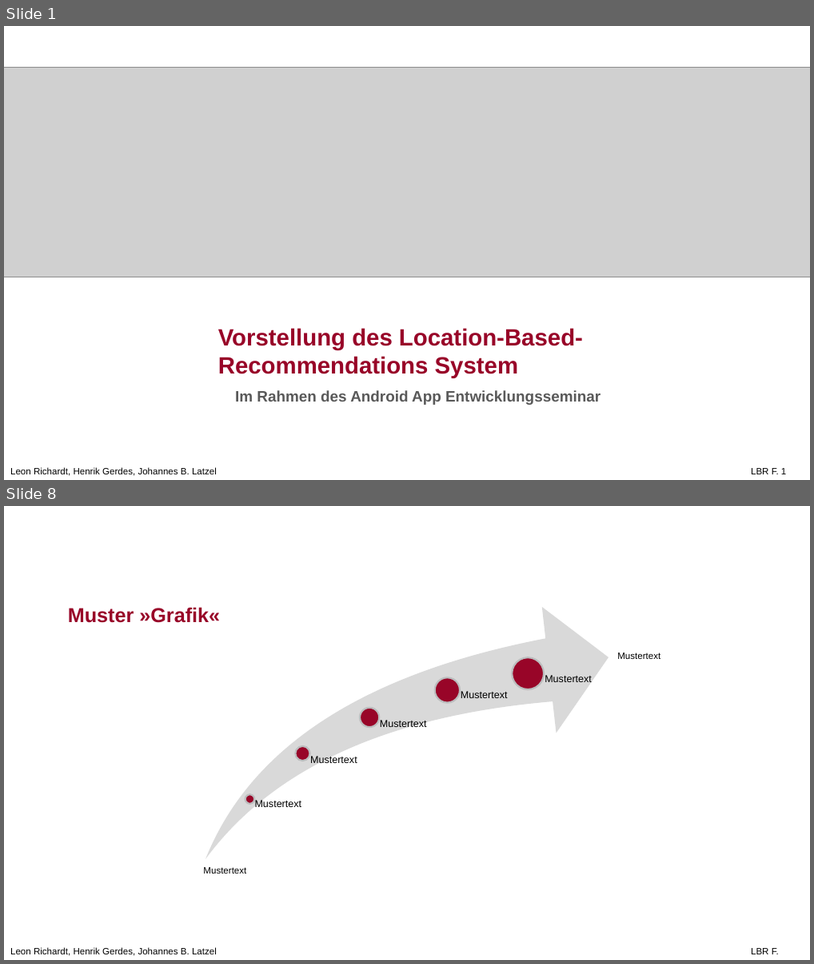
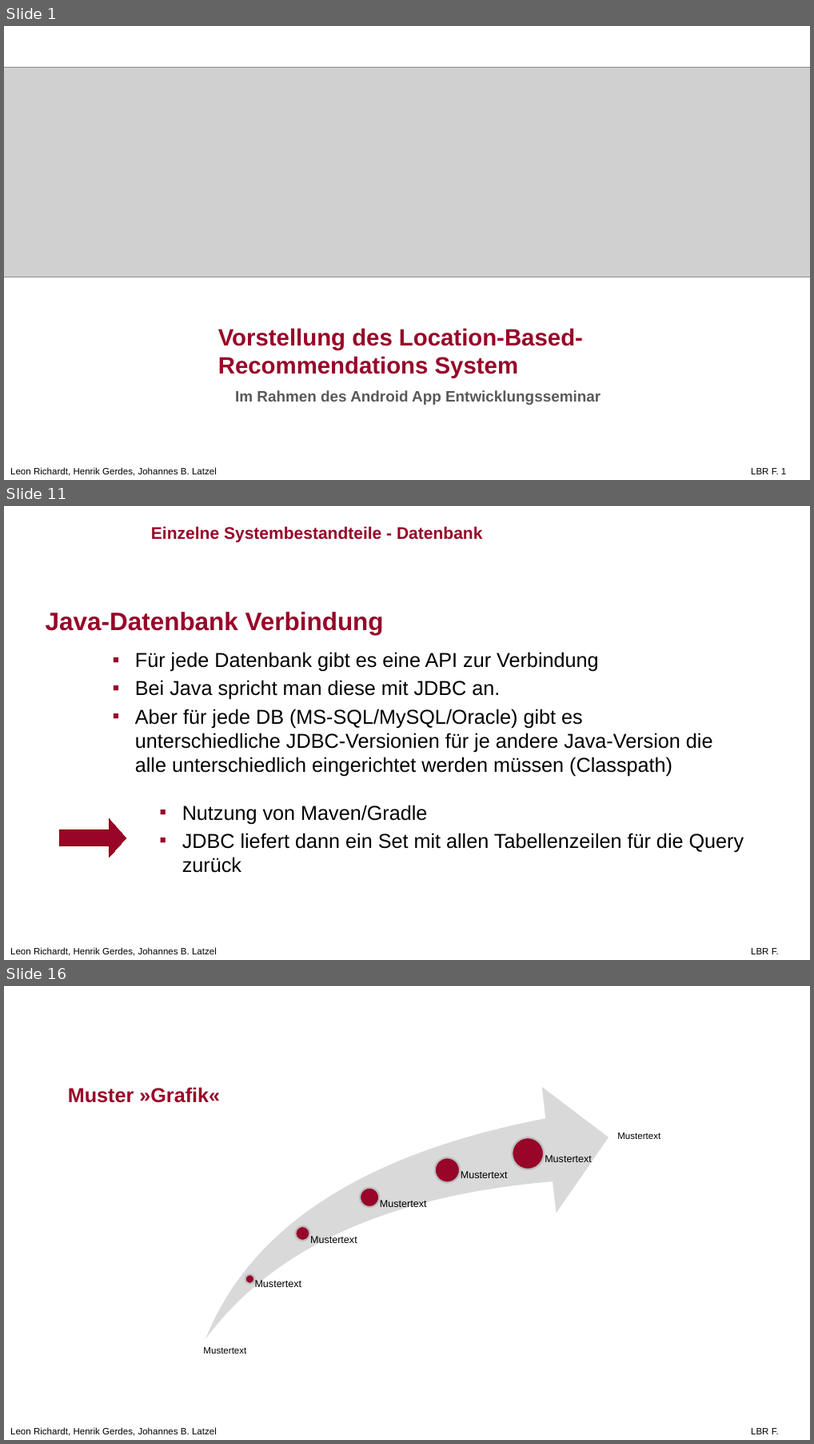
Before and after one commit to leon-richardt/location-based-recommendations, a slide deck: Presentations/LBR PP.pptx. Shown one above the other, each under a label of ours: slides 1 and 8 before the commit, slides 1, 11 and 16 after it; the slides between them are not shown. The pictures are 814x964 and 814x1444 pixels, drawn with LibreOffice and Linux fonts; fonts in the diff are those of the drawing; grey boxes stand for pictures; background and template pictures are left out. Boxes give left, top, right and bottom in pixels: in the first picture for what was removed or moved away, otherwise in the second. Text is boxed around its words. In the diff, an @@ line names an element or a change of style, - is before the commit and + after.

```diff
--- a/Presentations/LBR PP.pptx
+++ b/Presentations/LBR PP.pptx
@@ slide 11 added at bbox=[4, 506, 810, 960], background #FFFFFF; not listed: 2 template elements that a slide beside it also shows @@
@@ text added at bbox=[151, 526, 482, 543], 20 pt, text #980528, bold @@
+Einzelne Systembestandteile - Datenbank
@@ title added at bbox=[46, 612, 384, 635], 30 pt, text #980528, bold @@
+Java-Datenbank Verbindung
@@ text added at bbox=[135, 652, 714, 776], 24 pt, text #000000 @@
+▪ Für jede Datenbank gibt es eine API zur Verbindung
+▪ Bei Java spricht man diese mit JDBC an.
+▪ Aber für jede DB (MS-SQL/MySQL/Oracle) gibt es unterschiedliche JDBC-Versionien für je andere Java-Version die alle unterschiedlich eingerichtet werden müssen (Classpath)
@@ text added at bbox=[182, 804, 745, 872], 24 pt, text #000000 @@
+▪ Nutzung von Maven/Gradle
+▪ JDBC liefert dann ein Set mit allen Tabellenzeilen für die Query zurück
@@ right arrow added at bbox=[60, 819, 126, 857], fill #980528, outline #800000 0.75 pt @@
@@ what was slide 8 is now slide 16 @@
```
Also in this commit, not shown: 5 slides changed, 8 other slides added, 1 slide removed.
